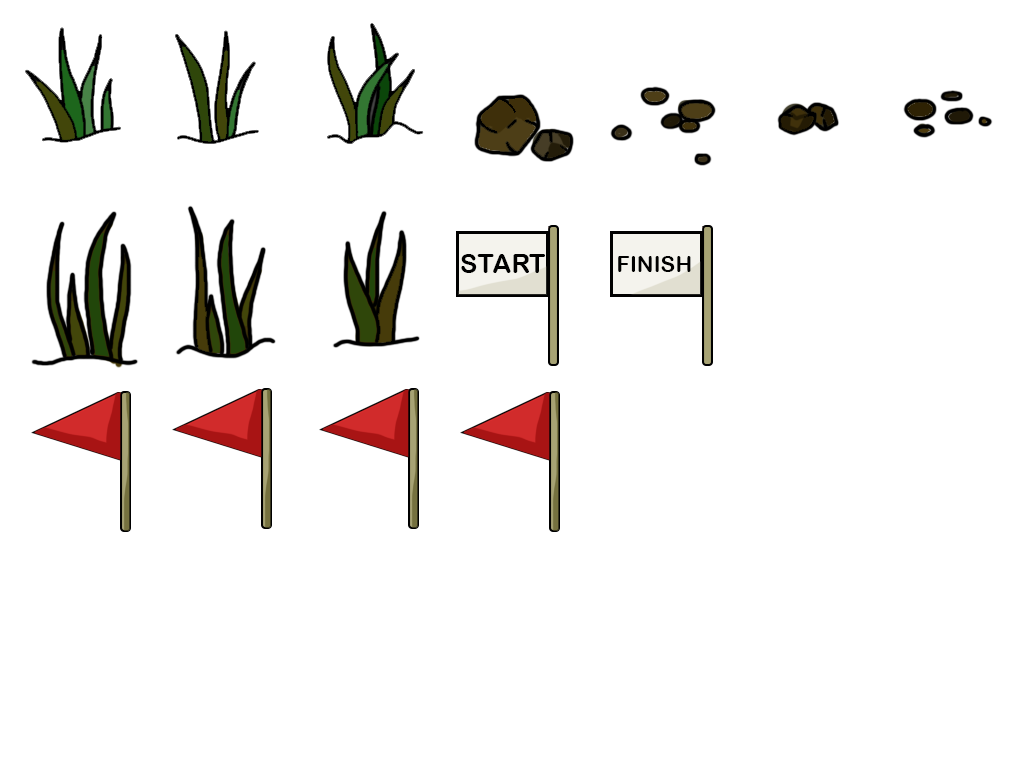
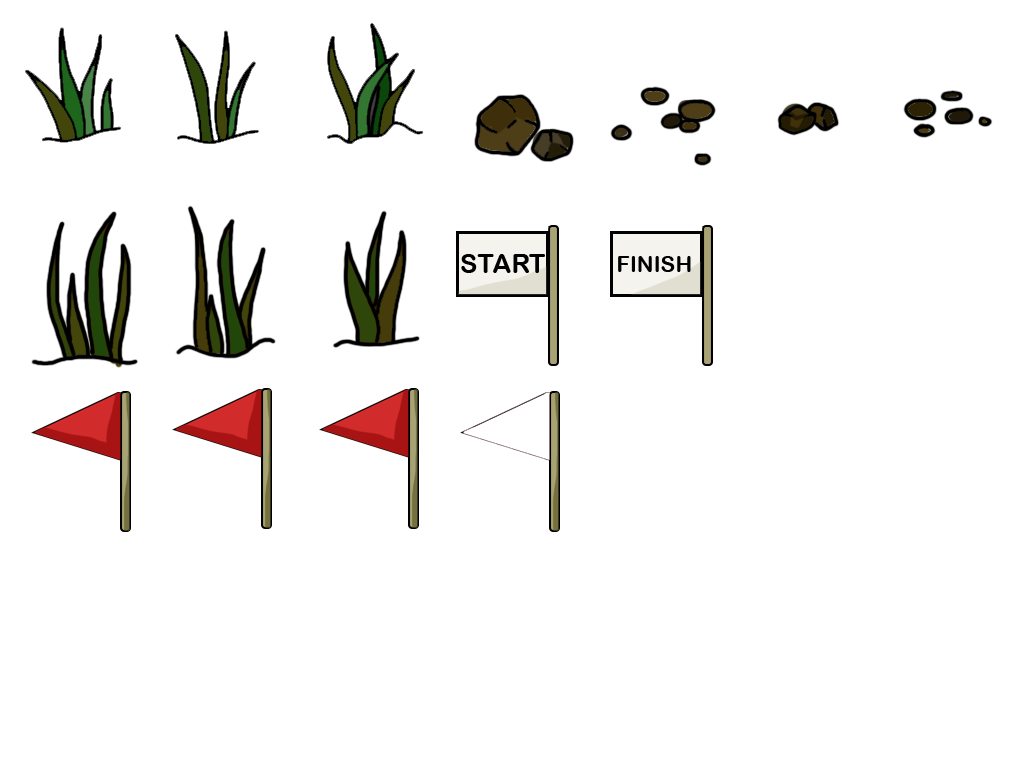
Two versions of the same layered image (1035x775). Layer-by-layer changes:
painted on "flag" (1st of 4) over box(463, 392, 550, 460)
